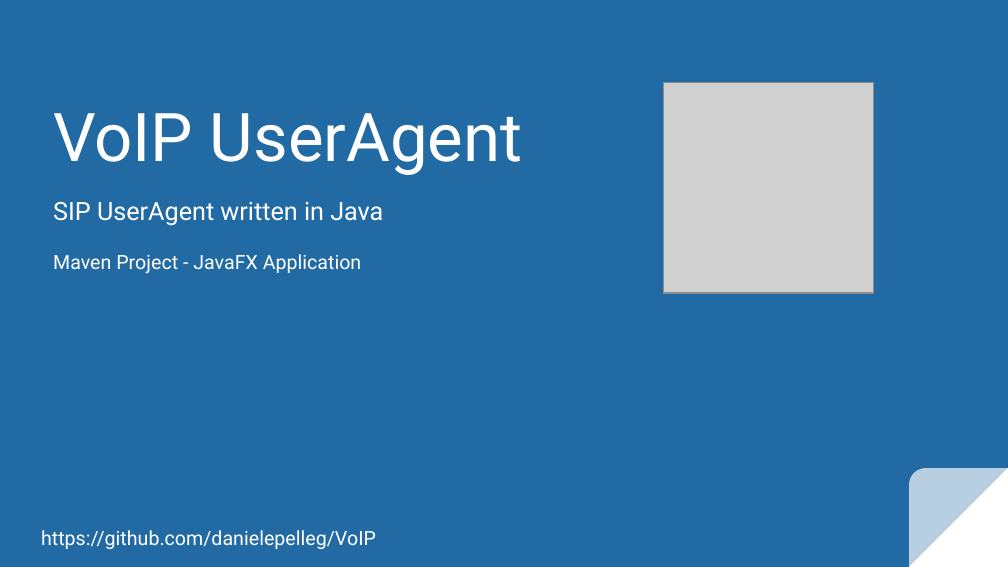
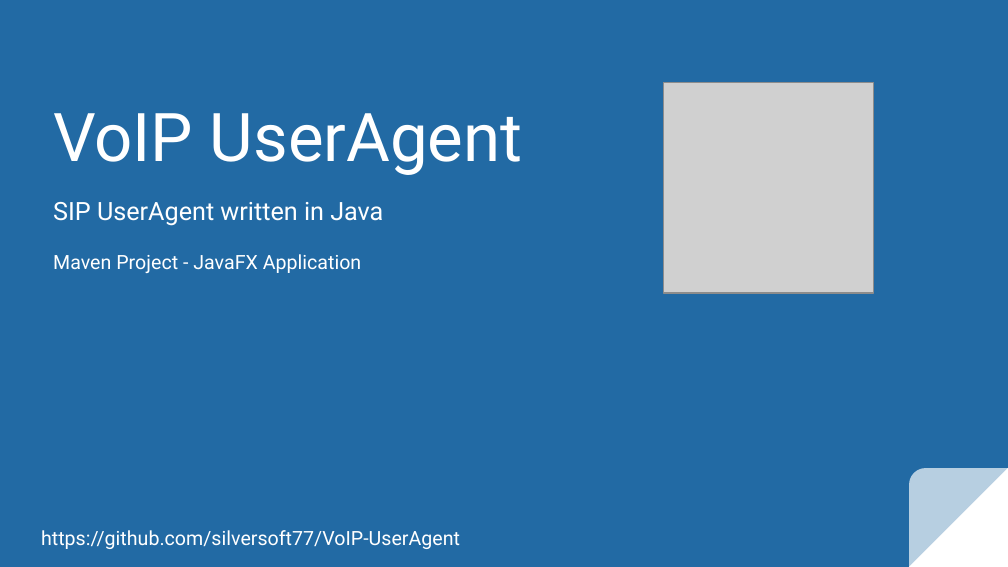
Before and after one commit to silversoft77/VoIP-UserAgent, a slide deck: slide 1 of Documentation/VoIP UserAgent - Presentation.pptx. Drawn at 1008x567 pixels with LibreOffice and Linux fonts; fonts in the diff are those of the drawing; grey boxes stand for pictures. Boxes give left, top, right and bottom in pixels: in the first picture for what was removed or moved away, otherwise in the second. Text is boxed around its words. In the diff, an @@ line names an element or a change of style, - is before the commit and + after.

Commit message:
- Fixed the documents

```diff
--- a/Documentation/VoIP UserAgent - Presentation.pptx
+++ b/Documentation/VoIP UserAgent - Presentation.pptx
@@ text at box(41, 530, 460, 549): text changed @@
-https://github.com/danielepelleg/VoIP
+https://github.com/silversoft77/VoIP-UserAgent
```
